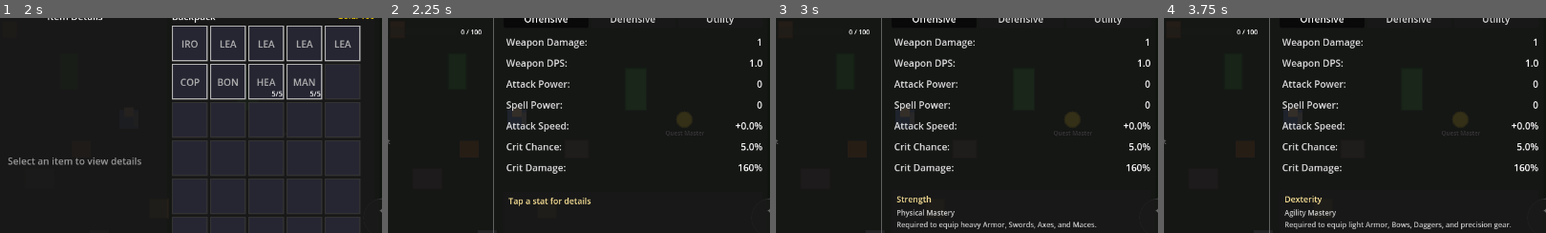
Above: before the commit, frames 1-4 (left to right).
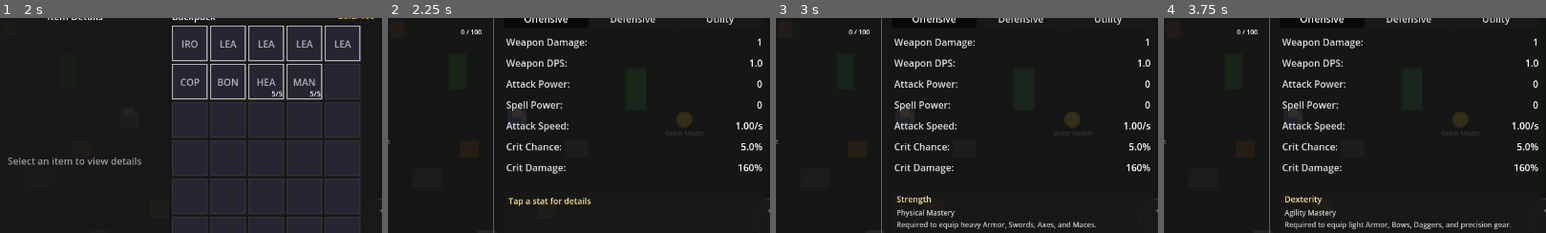
Above: after the commit, the same moments.

Repository: MatousHruska/MobileTestia
Game: Godot game, scene res://scenes/world/test_zone.tscn
The game is run twice, just before and just after one commit, with the same random seed, the same clock (stepped at 60 frames per second) and the same inputs.
Inputs:
- Up to frame 1 (2 s): click "☰" at 0.5 s; click "Inventory" at 1.25 s
- Up to frame 2 (2.25 s): click "Stats (+10)" at 2 s
- Up to frame 3 (3 s): click "STR:" at 2.75 s
- Up to frame 4 (3.75 s): click "DEX:" at 3.5 s
The pictures show only the part of the screen within x 33-83%, y 26-76%; the shares and areas given below are measured in that part.

Frame 1 is identical in both runs. In frame 2, 0.1% of the frame differs, in the area x 91-98%, y 48-52%; in frame 3, 0.1%; in frame 4, 0.1%.

Commit message:
Update Attack Speed to show final attacks per second
- Calculate final attack speed: weapon_speed × (1 + bonus%)
- Display as "X.XX/s" instead of "+X.X%"
- DPS now uses final attack speed in calculation
- Update stat description to reflect new display

Diff:
--- a/autoloads/player_stats.gd
+++ b/autoloads/player_stats.gd
@@ -376,7 +376,7 @@
 		"spell_power":
 			return "Spell Power\nFlat damage bonus added to spell damage.\nAffects magic skills (not weapon-based)."
 		"attack_speed":
-			return "Attack Speed\nIncreases attack frequency and reduces animation duration."
+			return "Attack Speed\nFinal attacks per second.\nCalculated from weapon speed + bonuses."
 		"critical_chance":
 			return "Critical Chance\nThe percentage probability of an attack dealing bonus damage."
 		"critical_damage":
--- a/scripts/ui/menu/stats_panel.gd
+++ b/scripts/ui/menu/stats_panel.gd
@@ -744,14 +744,16 @@
 	# Offensive - Weapon stats
 	var weapon_damage := Inventory.get_equipped_weapon_damage()
 	var weapon_speed := Inventory.get_equipped_weapon_attack_speed()
-	var weapon_dps := weapon_damage * weapon_speed
+	var attack_speed_bonus := PlayerStats.attack_speed  # Percentage bonus
+	var final_attack_speed := weapon_speed * (1.0 + attack_speed_bonus / 100.0)
+	var weapon_dps := weapon_damage * final_attack_speed
 	_set_stat_value("weapon_damage", "%.0f" % weapon_damage)
 	_set_stat_value("weapon_dps", "%.1f" % weapon_dps)
 
 	# Offensive - Player stats
 	_set_stat_value("attack_power", "%.0f" % PlayerStats.attack_power)
 	_set_stat_value("spell_power", "%.0f" % PlayerStats.spell_power)
-	_set_stat_value("attack_speed", "+%.1f%%" % PlayerStats.attack_speed)
+	_set_stat_value("attack_speed", "%.2f/s" % final_attack_speed)
 	_set_stat_value("critical_chance", "%.1f%%" % PlayerStats.critical_chance)
 	_set_stat_value("critical_damage", "%.0f%%" % PlayerStats.critical_damage)
 
